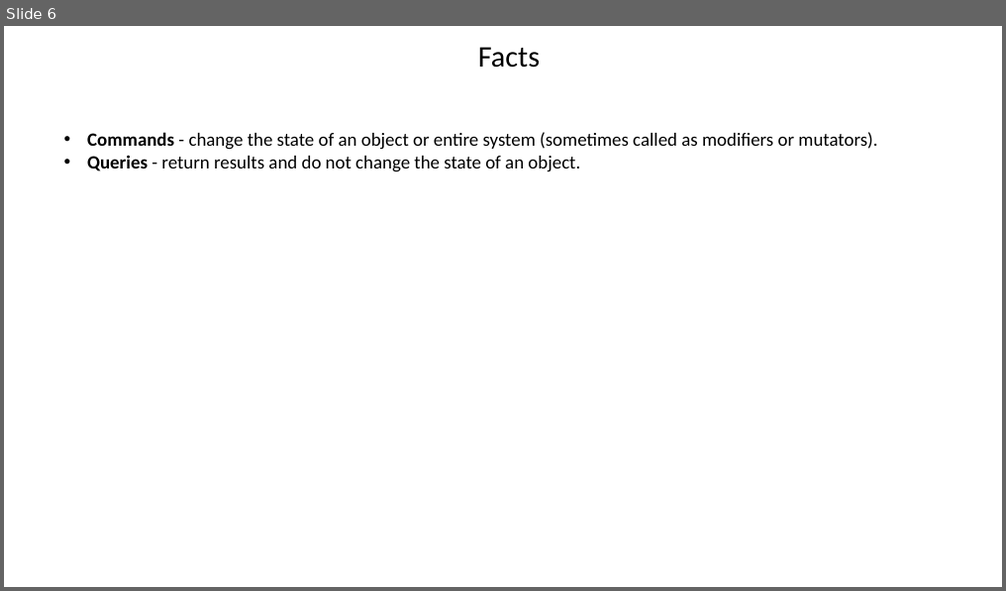
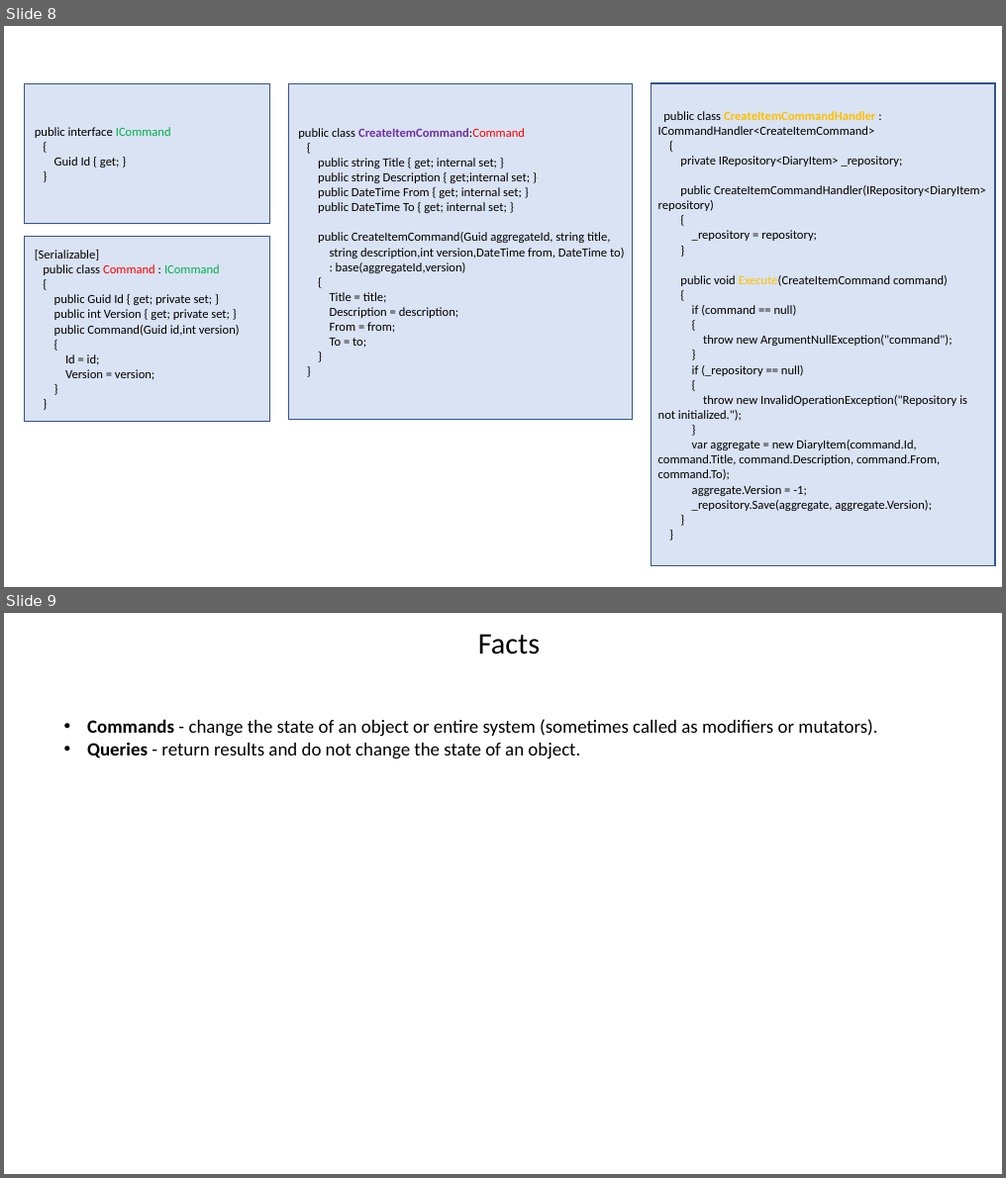
Before and after one commit to jitendrasoni/learning, a slide deck: Learning/Basic/Architect/CQRS/Resource/CQRS.pptx. Shown one above the other, each under a label of ours: slide 6 before the commit, slides 8 and 9 after it. The pictures are 1006x591 and 1006x1178 pixels, drawn with LibreOffice and Linux fonts; fonts in the diff are those of the drawing. Boxes give left, top, right and bottom in pixels: in the first picture for what was removed or moved away, otherwise in the second. Text is boxed around its words. In the diff, an @@ line names an element or a change of style, - is before the commit and + after.

```diff
--- a/Learning/Basic/Architect/CQRS/Resource/CQRS.pptx
+++ b/Learning/Basic/Architect/CQRS/Resource/CQRS.pptx
@@ slide 8 added at bbox=[4, 26, 1002, 587], background #FFFFFF @@
@@ rectangle added at bbox=[24, 83, 269, 224], fill #DAE3F3, outline #325491 1 pt, 12 pt, text #000000 @@
+public interface ICommand
+{
+Guid Id { get; }
+}
@@ rectangle added at bbox=[288, 83, 633, 421], fill #DAE3F3, outline #325491 1 pt, 12 pt, text #000000 @@
+public class CreateItemCommand:Command
+{
+public string Title { get; internal set; }
+public string Description { get;internal set; }
+public DateTime From { get; internal set; }
+public DateTime To { get; internal set; }
+public CreateItemCommand(Guid aggregateId, string title,
+string description,int version,DateTime from, DateTime to)
+: base(aggregateId,version)
+{
+Title = title;
+Description = description;
+From = from;
+To = to;
+}
+}
@@ rectangle added at bbox=[650, 83, 995, 567], fill #DAE3F3, outline #325491 1 pt, 12 pt, text #000000 @@
+public class CreateItemCommandHandler : ICommandHandler<CreateItemCommand>
+{
+private IRepository<DiaryItem> _repository;
+public CreateItemCommandHandler(IRepository<DiaryItem> repository)
+{
+_repository = repository;
+}
+public void Execute(CreateItemCommand command)
+{
+if (command == null)
+{
+throw new ArgumentNullException("command");
+}
+if (_repository == null)
+{
+throw new InvalidOperationException("Repository is not initialized.");
+}
+var aggregate = new DiaryItem(command.Id, command.Title, command.Description, command.From, command.To);
+aggregate.Version = -1;
+_repository.Save(aggregate, aggregate.Version);
+}
+}
@@ rectangle added at bbox=[24, 236, 269, 421], fill #DAE3F3, outline #325491 1 pt, 12 pt, text #000000 @@
+[Serializable]
+public class Command : ICommand
+{
+public Guid Id { get; private set; }
+public int Version { get; private set; }
+public Command(Guid id,int version)
+{
+Id = id;
+Version = version;
+}
+}
@@ what was slide 6 is now slide 9 @@
```
Also in this commit, not shown: 3 other slides added, 1 slide removed, 1 other file.
